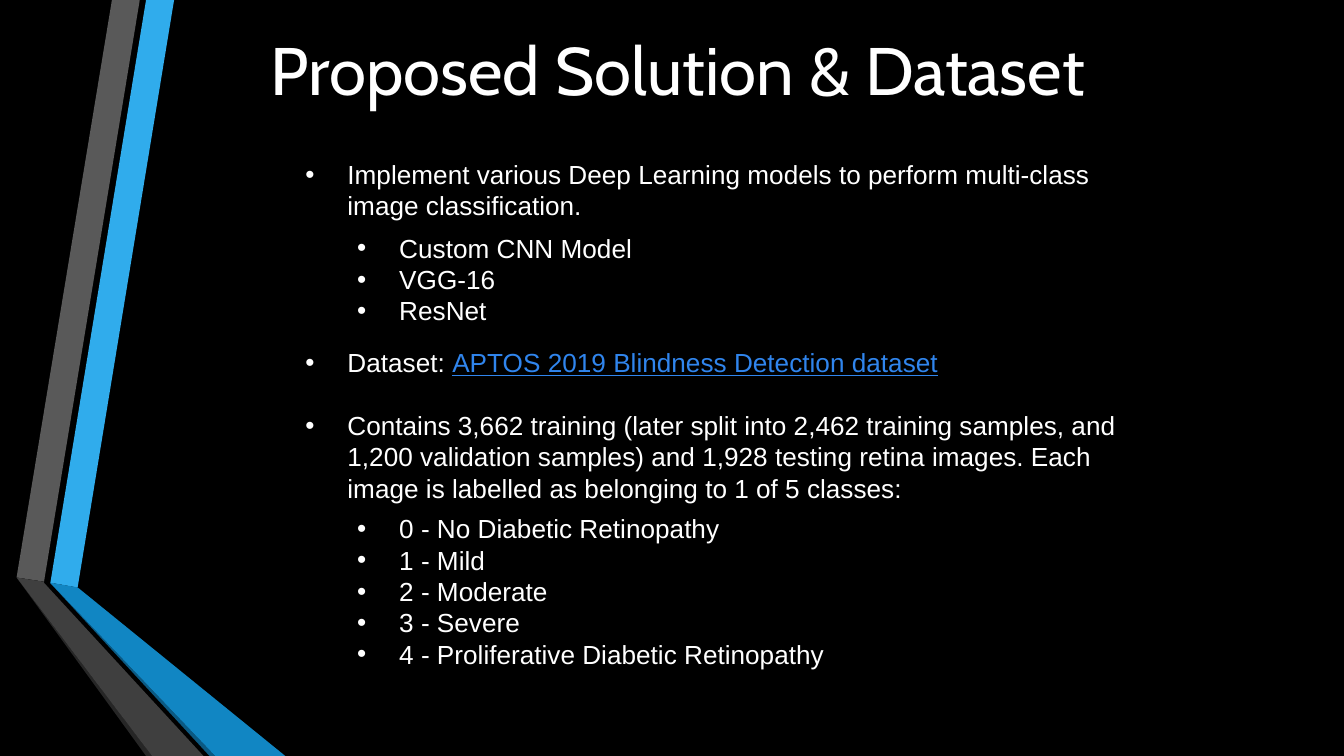
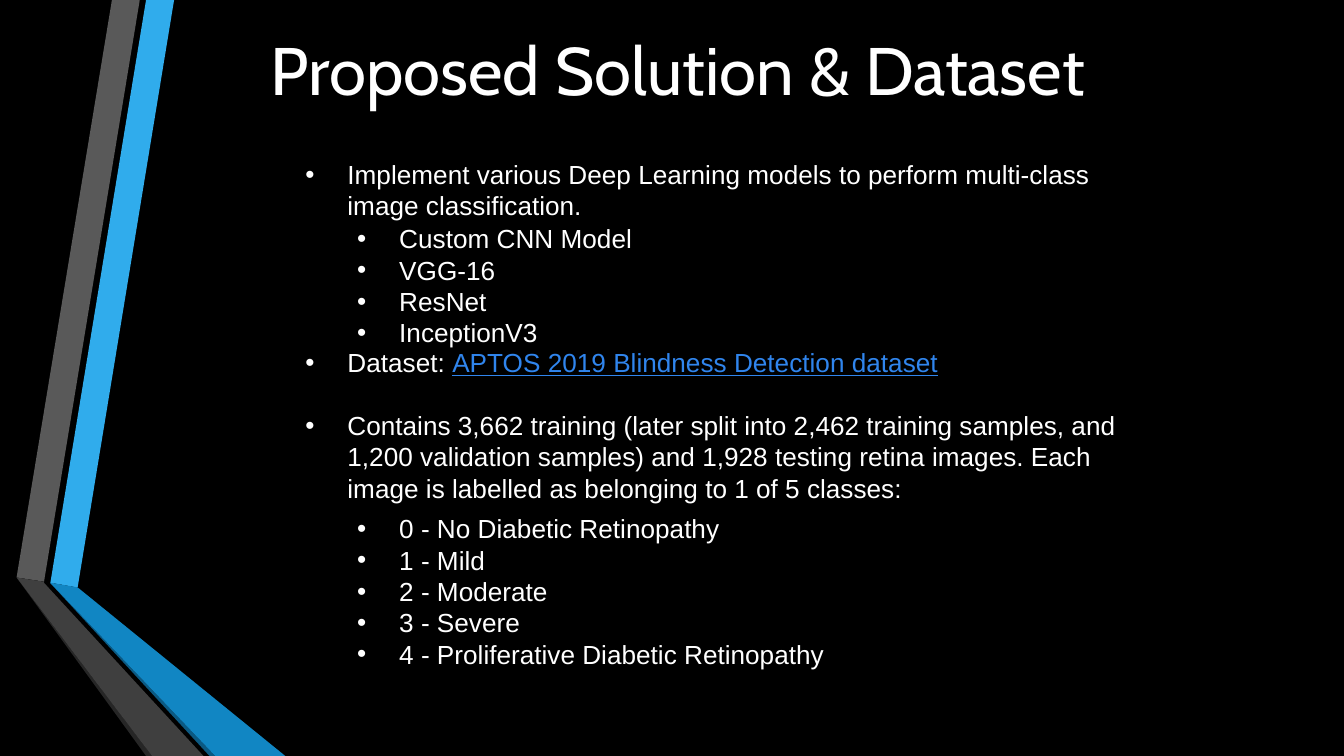
Before and after one commit to Girish-Rajani/Blindess_Detection_Deep_Learning, a slide deck: slide 3 of Blindness Detection Presentation.pptx. Drawn at 1344x756 pixels with LibreOffice and Linux fonts; fonts in the diff are those of the drawing. Boxes give left, top, right and bottom in pixels: in the first picture for what was removed or moved away, otherwise in the second. Text is boxed around its words. In the diff, an @@ line names an element or a change of style, - is before the commit and + after.

```diff
--- a/Blindness Detection Presentation.pptx
+++ b/Blindness Detection Presentation.pptx
@@ text "Custom CNN Model": place and size @@
-text "Custom CNN Model" at [399, 239, 632, 321]
+text "Custom CNN Model" at [399, 229, 632, 348]
@@ text at [399, 323, 537, 348]: paragraph added @@
+• InceptionV3
```
Also in this commit, not shown: 2 other slides changed, 1 slide added.
